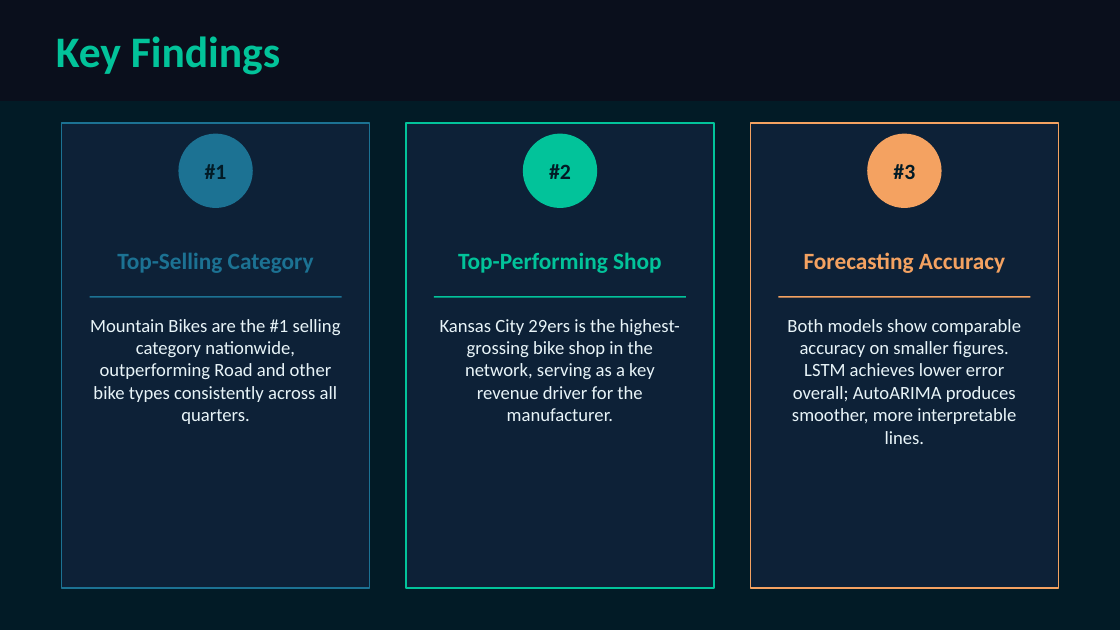
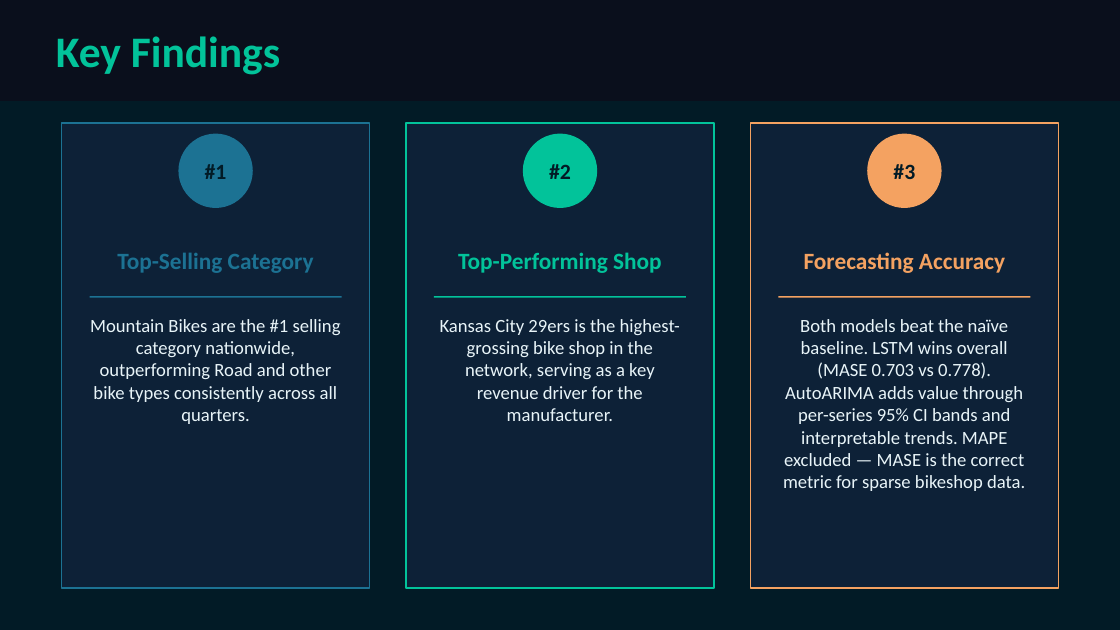
Before and after one commit to EllaN12/Ella_Portfolio, a slide deck: slide 7 of Bikes_Sales_Forecast_Presentation.pptx. Drawn at 1120x630 pixels with LibreOffice and Linux fonts; fonts in the diff are those of the drawing. Boxes give left, top, right and bottom in pixels: in the first picture for what was removed or moved away, otherwise in the second. Text is boxed around its words. In the diff, an @@ line names an element or a change of style, - is before the commit and + after.

```diff
--- a/Bikes_Sales_Forecast_Presentation.pptx
+++ b/Bikes_Sales_Forecast_Presentation.pptx
@@ text at <box>783,319,1025,491</box>: text changed @@
-Both models show comparable accuracy on smaller figures. LSTM achieves lower error overall; AutoARIMA produces smoother, more interpretable lines.
+Both models beat the naïve baseline. LSTM wins overall (MASE 0.703 vs 0.778). AutoARIMA adds value through per-series 95% CI bands and interpretable trends. MAPE excluded — MASE is the correct metric for sparse bikeshop data.
```
Also in this commit, not shown: 8 other slides changed, 5 other files.
